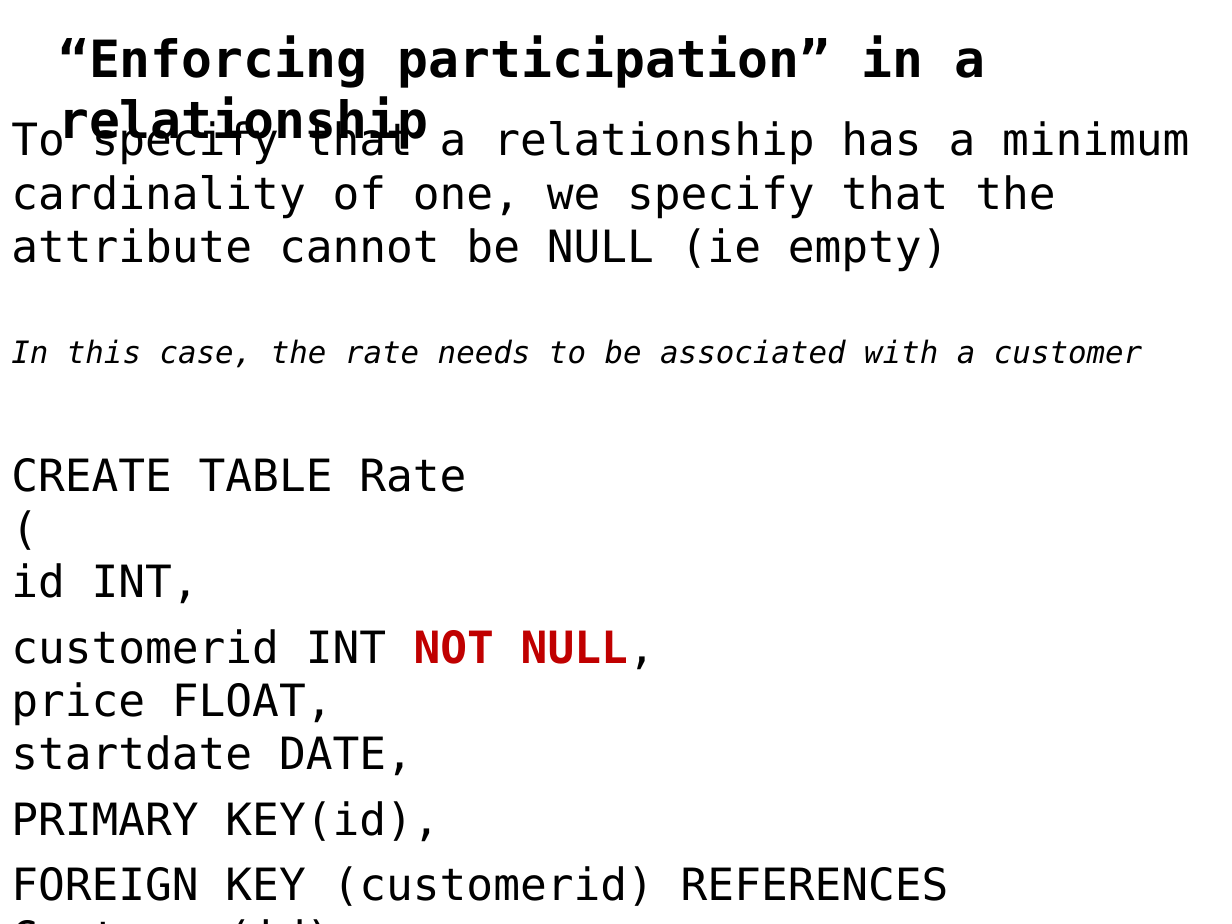
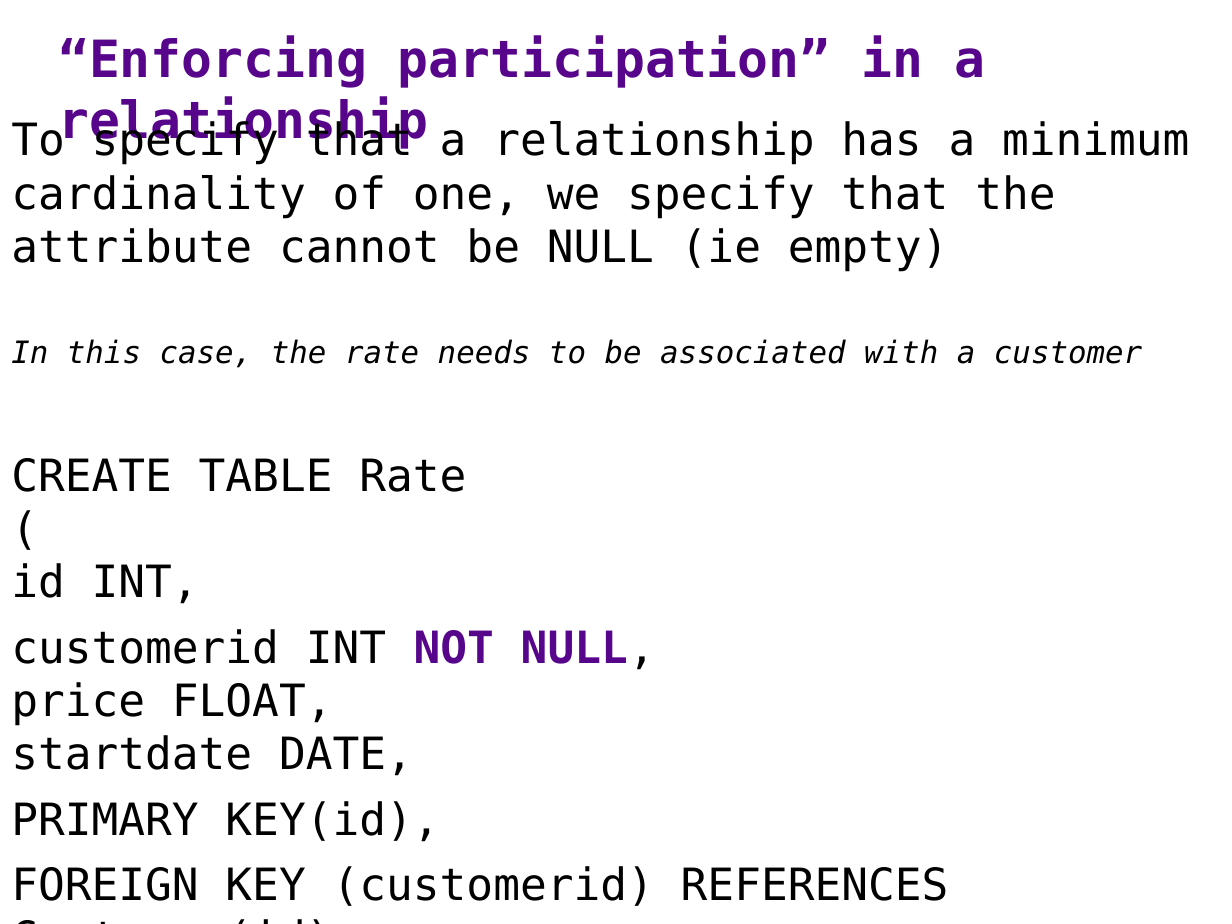
Before and after one commit to ipeirotis/dealing_with_data, a slide deck: slide 36 of 02-SQL/B-ER_modeling-2.pptx. Drawn at 1232x924 pixels with LibreOffice and Linux fonts; fonts in the diff are those of the drawing. Boxes give left, top, right and bottom in pixels: in the first picture for what was removed or moved away, otherwise in the second. Text is boxed around its words. In the diff, an @@ line names an element or a change of style, - is before the commit and + after.

```diff
--- a/02-SQL/B-ER_modeling-2.pptx
+++ b/02-SQL/B-ER_modeling-2.pptx
@@ text "“Enforcing participation” in a relationship" at (58, 36, 985, 149): text colour #000000 to #57068C @@
@@ text at (11, 629, 655, 776): text colour #C00000 to #57068C in "NOT NULL," @@
```
Also in this commit, not shown: 38 other slides changed, 1 other file.
